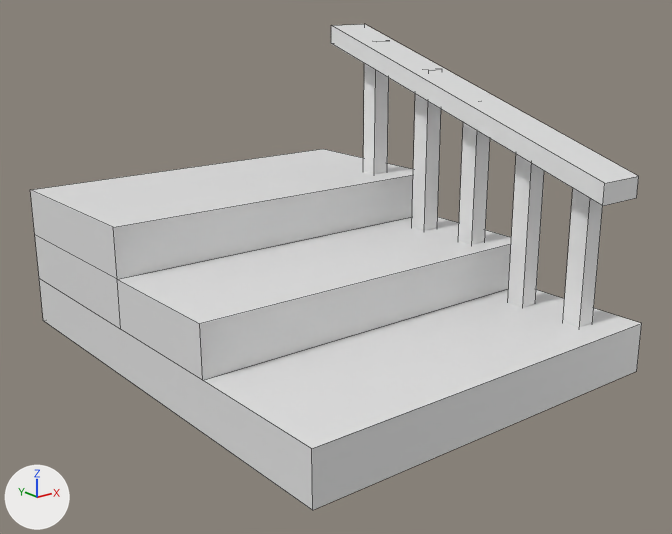
One commit to the Blender file Assets/Mesh/Stairs.blend: the scene before it, then after it.
Before and after are seen from a 50 mm camera at (-5.58, -7.25, 3.46) aimed at (0.0, -0.27, 0.67). The axes (+X, +Y, +Z) are drawn at lower left. The lights are the same throughout. Mesh edges are drawn as thin lines.
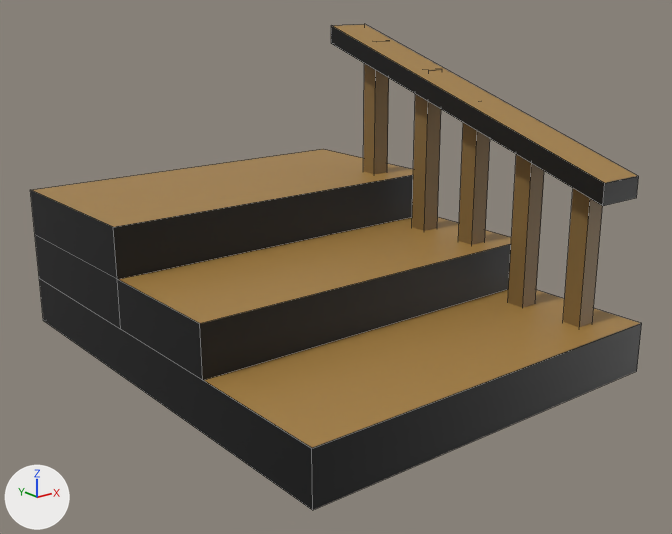
Where the newer file only moved an object's origin or applied its transform, the numbers keep the older frame.

What differs and where, as boxes (x1, y1, x2, y2) in the pictures (672 x 534 px):
```json
{"object": "Cube.006", "change": "surface changed", "before": [30, 24, 642, 510], "after": [30, 24, 642, 510]}
```

The change, as JSON lines over the scene's bpy script:
```json
{"op": "add", "block": "img_stairs_png", "code": ["img_stairs_png = load_image('Stairs.png', 'Stairs.png', 1024, 1024, 'sRGB')"]}
{"op": "remove", "block": "mat_material_001", "code": "mat_material_001.base_color = (0.8, 0.8, 0.8)  # white #e7e7e7"}
{"op": "add", "block": "mat_material_001", "code": "mat_material_001.texture = img_stairs_png"}
{"block": "me_cube_007", "where": "me_cube_007.from_pydata(...)  # 70 vertices, 54 faces; spans x -13.8..2.2, y -1.0..1.0, z -28.3..3.3"}
{"block": "me_cube_007", "where": "# used by ob_cube_006; location = (1.46, 0.0, 2.58); scale = (0.25, 2.5, 0.1)"}
{"block": "me_cube_007", "change": "me_cube_007 part 1: texture (UV) coordinates of 54 of 54 faces, centred in x -13.8..2.2, y -1.0..1.0, z -28.3..2.3, changed; they spanned u 0.12..0.88, v 0.0..1.0 and now span u 0.0..1.0, v 0.0..0.91"}
```
